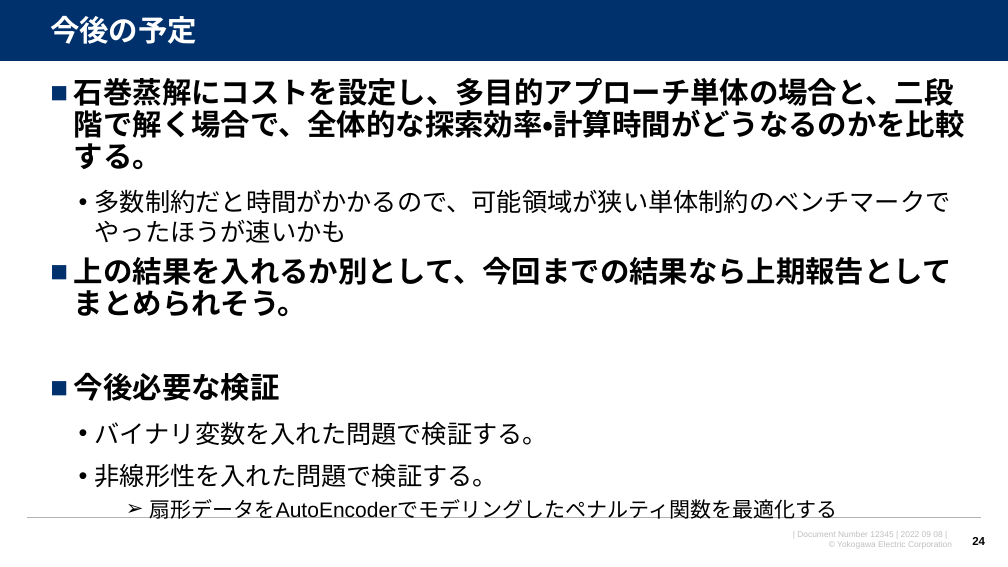
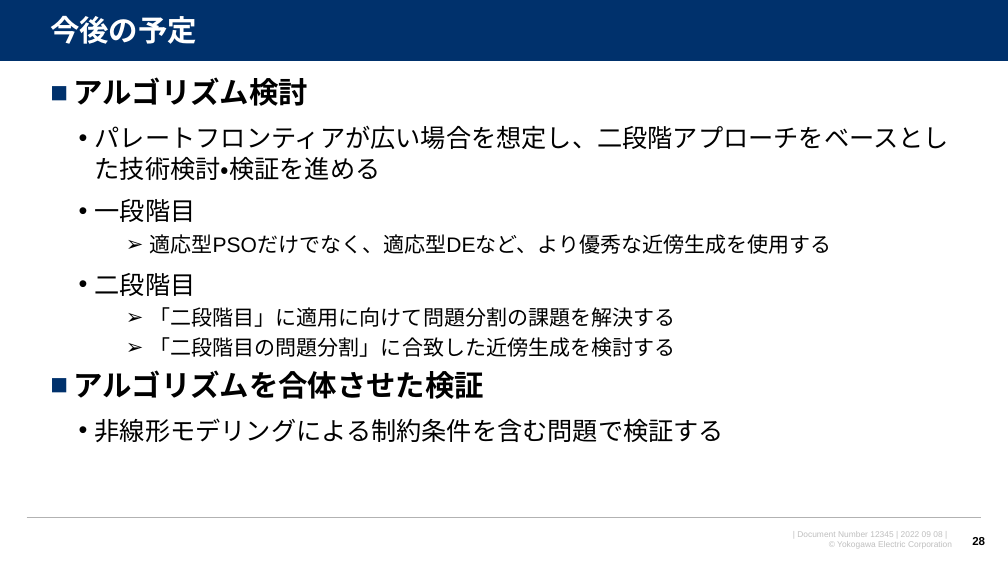
Before and after one commit to watarukumagai-git/opt, a slide deck: slide 28 of opt/220915_スケジューリング問題の検証_rev.0.pptx (slide 24 before the commit). Drawn at 1008x567 pixels with LibreOffice and Linux fonts; fonts in the diff are those of the drawing; background and template pictures are left out. Boxes give left, top, right and bottom in pixels: in the first picture for what was removed or moved away, otherwise in the second. Text is boxed around its words. In the diff, an @@ line names an element or a change of style, - is before the commit and + after.

```diff
--- a/opt/220915_スケジューリング問題の検証_rev.0.pptx
+++ b/opt/220915_スケジューリング問題の検証_rev.0.pptx
@@ text at (x1=74, y1=77, x2=949, y2=442): text changed; size 28 to 20 pt @@
-■ 石巻蒸解にコストを設定し、多目的アプローチ単体の場合と、二段階で解く場合で、全体的な探索効率・計算時間がどうなるのかを比較する。
-  • 多数制約だと時間がかかるので、可能領域が狭い単体制約のベンチマークでやったほうが速いかも
-■ 上の結果を入れるか別として、今回までの結果なら上期報告としてまとめられそう。
-■ 今後必要な検証
-  • バイナリ変数を入れた問題で検証する。
-  • 非線形性を入れた問題で検証する。
-    ➢ 扇形データをAutoEncoderでモデリングしたペナルティ関数を最適化する
+■ アルゴリズム検討
+  • パレートフロンティアが広い場合を想定し、二段階アプローチをベースとした技術検討・検証を進める
+  • 一段階目
+    ➢ 適応型PSOだけでなく、適応型DEなど、より優秀な近傍生成を使用する
+  • 二段階目
+    ➢ 「二段階目」に適用に向けて問題分割の課題を解決する
+    ➢ 「二段階目の問題分割」に合致した近傍生成を検討する
+■ アルゴリズムを合体させた検証
+  • 非線形モデリングによる制約条件を含む問題で検証する
@@ page number at (x1=972, y1=537, x2=985, y2=545): text changed @@
-24
+28
```
Also in this commit, not shown: 15 other slides changed, 4 slides added.
